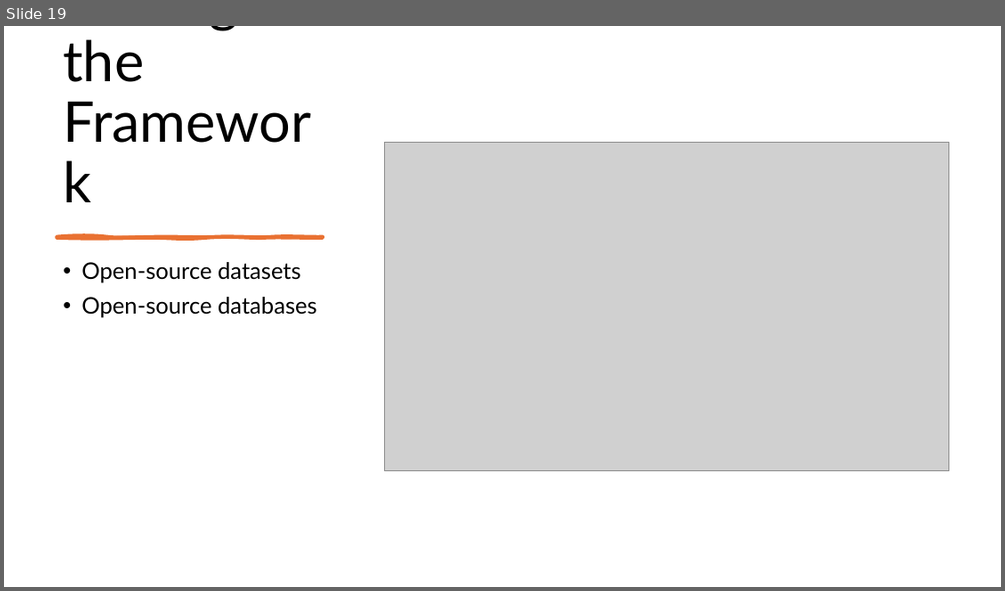
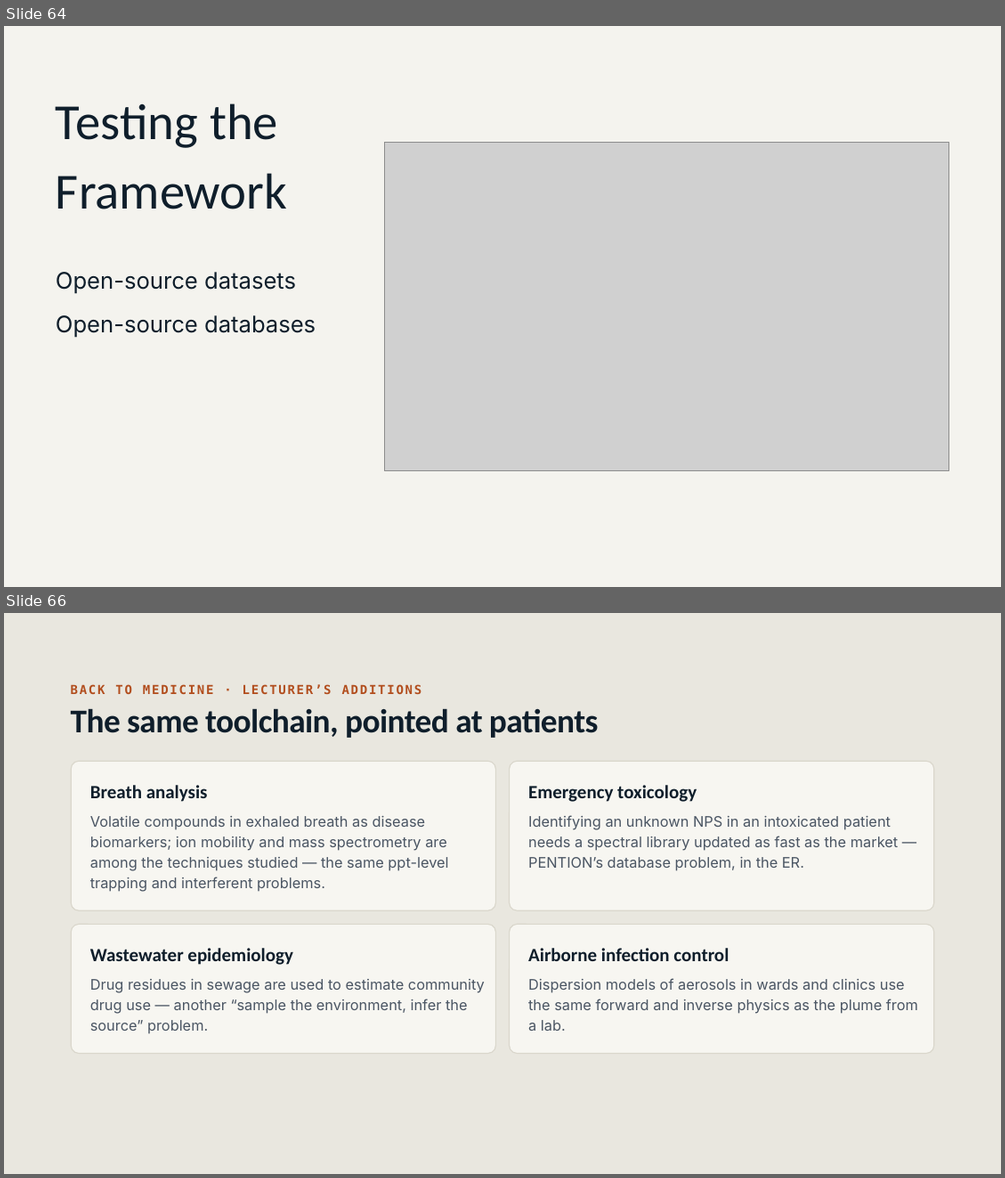
Before and after one commit to maelstromdat/MediTechBigData, a slide deck: 8. the EU PENTION PRoject.pptx. Shown one above the other, each under a label of ours: slide 19 before the commit, slides 64 and 66 after it; the slides between them are not shown. The pictures are 1005x591 and 1005x1178 pixels, drawn with LibreOffice and Linux fonts; fonts in the diff are those of the drawing; grey boxes stand for pictures. Boxes give left, top, right and bottom in pixels: in the first picture for what was removed or moved away, otherwise in the second. Text is boxed around its words. In the diff, an @@ line names an element or a change of style, - is before the commit and + after.

```diff
--- a/8. the EU PENTION PRoject.pptx
+++ b/8. the EU PENTION PRoject.pptx
@@ slide 66 added at [4, 613, 1001, 1174], background #E9E7DF @@
@@ text added at [71, 684, 422, 694], 12 pt, text #B24E1E, bold @@
+BACK TO MEDICINE · LECTURER’S ADDITIONS
@@ title added at [71, 708, 599, 738], 32 pt, text #0F1E2B, bold @@
+The same toolchain, pointed at patients
@@ rounded rectangle added at [72, 761, 496, 910], fill #F7F6F1, outline #DAD7CC 1 pt @@
@@ rounded rectangle added at [510, 761, 934, 910], fill #F7F6F1, outline #DAD7CC 1 pt @@
@@ text added at [90, 785, 208, 802], 18 pt, text #0F1E2B, bold @@
+Breath analysis
@@ text added at [528, 785, 696, 802], 18 pt, text #0F1E2B, bold @@
+Emergency toxicology
@@ text added at [90, 816, 448, 892], 14 pt, text #4A5563 @@
+Volatile compounds in exhaled breath as disease biomarkers; ion mobility and mass spectrometry are among the techniques studied — the same ppt-level trapping and interferent problems.
@@ text added at [528, 815, 898, 871], 14 pt, text #4A5563 @@
+Identifying an unknown NPS in an intoxicated patient needs a spectral library updated as fast as the market — PENTION’s database problem, in the ER.
@@ rounded rectangle added at [72, 925, 496, 1054], fill #F7F6F1, outline #DAD7CC 1 pt @@
@@ rounded rectangle added at [510, 925, 934, 1054], fill #F7F6F1, outline #DAD7CC 1 pt @@
@@ text added at [90, 948, 293, 965], 18 pt, text #0F1E2B, bold @@
+Wastewater epidemiology
@@ text added at [528, 948, 728, 961], 18 pt, text #0F1E2B, bold @@
+Airborne infection control
@@ text added at [90, 979, 485, 1034], 14 pt, text #4A5563 @@
+Drug residues in sewage are used to estimate community drug use — another “sample the environment, infer the source” problem.
@@ text added at [528, 978, 918, 1030], 14 pt, text #4A5563 @@
+Dispersion models of aerosols in wards and clinics use the same forward and inverse physics as the plume from a lab.
@@ what was slide 19 is now slide 64 @@
@@ slide 64 changed as well @@
@@ background #FFFFFF to #F4F3EE @@
@@ title "Testing the Framework" at [56, 103, 287, 209]: size 54 to 48.6 pt, font Lato to Calibri, text colour #000000 to #0F1E2B; line spacing 0.9 to 1.15 @@
@@ freeform shape removed at [57, 236, 323, 238] @@
@@ text "Open-source datasets" at [56, 272, 316, 337]: font Lato to Inter, text colour #000000 to #0F1E2B; bullet • to none; line spacing 0.9 to 1.4; less space between paragraphs @@
```
Also in this commit, not shown: 12 other slides changed, 54 other slides added, 8 slides removed.
